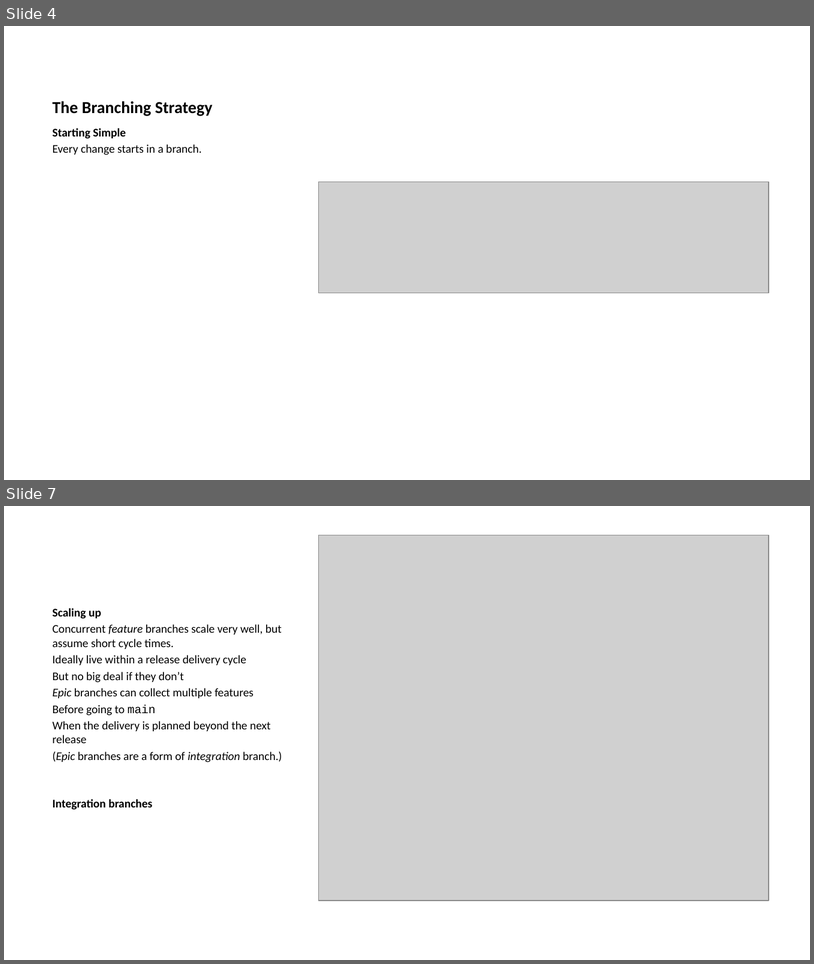
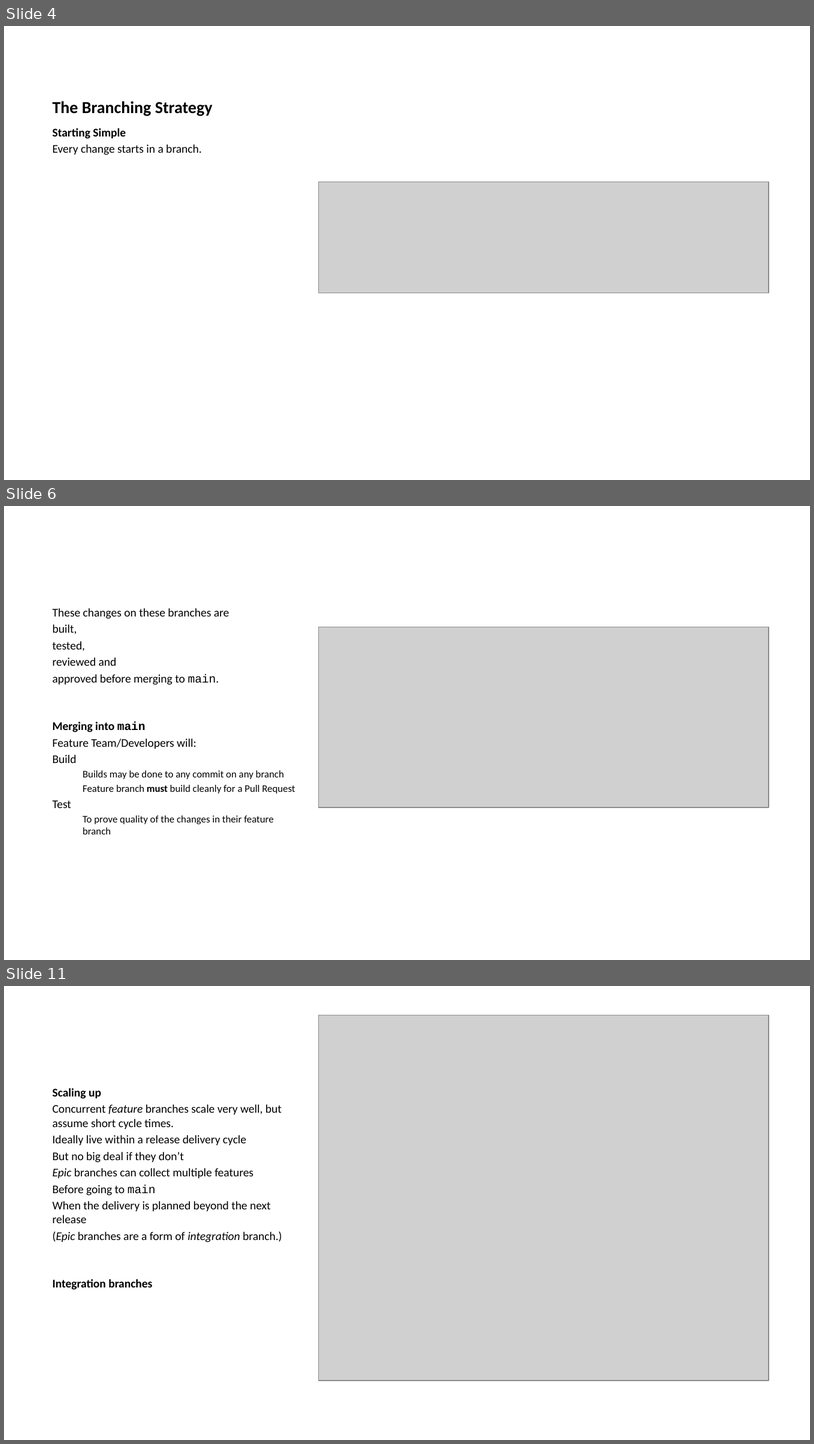
Before and after one commit to ijmitch/ukgse-2024-devops-git, a slide deck: docs/p1.pptx. Shown one above the other, each under a label of ours: slides 4 and 7 before the commit, slides 4, 6 and 11 after it; the slides between them are not shown. The pictures are 814x964 and 814x1444 pixels, drawn with LibreOffice and Linux fonts; fonts in the diff are those of the drawing; grey boxes stand for pictures. Boxes give left, top, right and bottom in pixels: in the first picture for what was removed or moved away, otherwise in the second. Text is boxed around its words. In the diff, an @@ line names an element or a change of style, - is before the commit and + after.

```diff
--- a/docs/p1.pptx
+++ b/docs/p1.pptx
@@ slide 6 added at [4,506,810,960], background #FFFFFF @@
@@ text added at [53,608,295,834], 10.5 pt, text #000000 @@
+These changes on these branches are
+built,
+tested,
+reviewed and
+approved before merging to main.
+Merging into main
+Feature Team/Developers will:
+Build
+  Builds may be done to any commit on any branch
+  Feature branch must build cleanly for a Pull Request
+Test
+  To prove quality of the changes in their feature branch
@@ picture added at [318,627,768,808] @@
@@ what was slide 7 is now slide 11 @@
```
Also in this commit, not shown: 4 slides changed, 3 other slides added, 1 slide removed, 16 other files.
